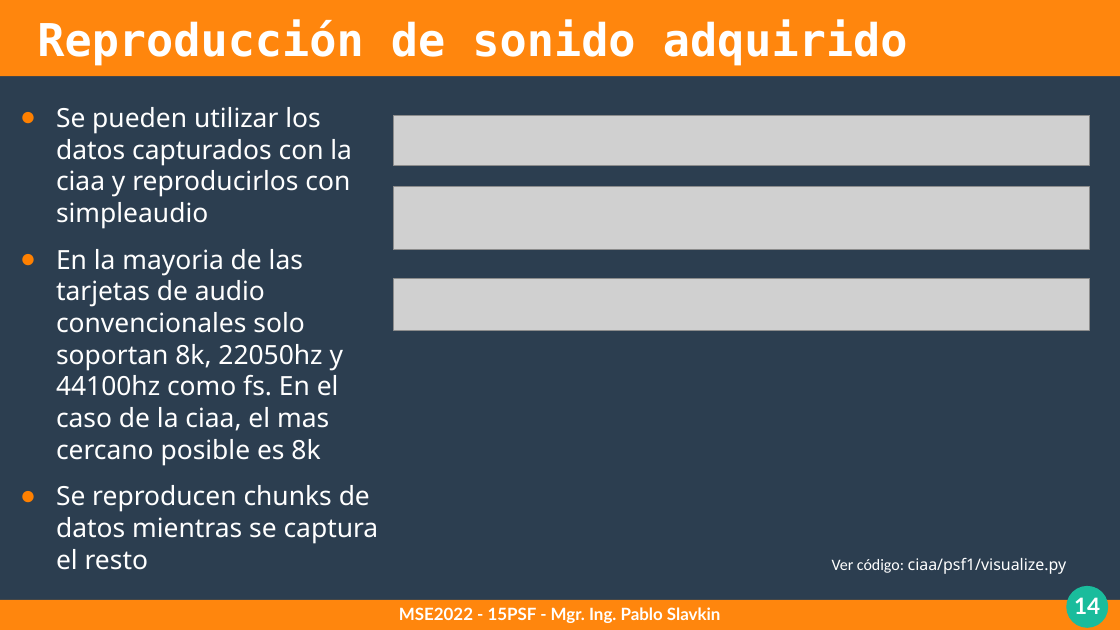
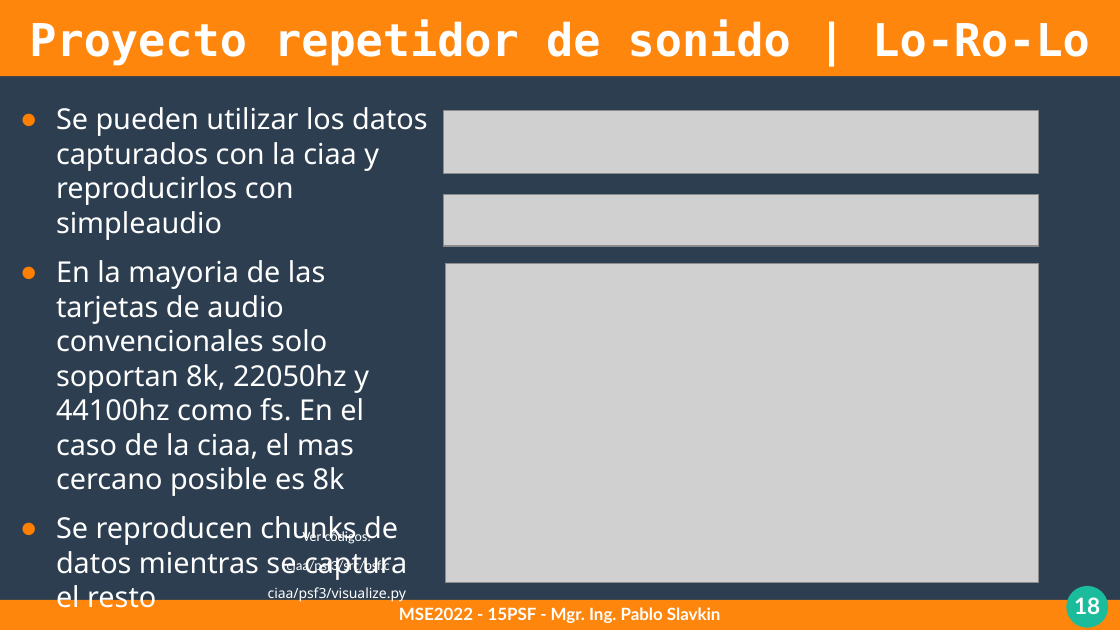
Before and after one commit to pslavkin/psf_2022, a slide deck: slide 18 of clases/2_clase/2_clase.odp (slide 14 before the commit). Drawn at 1120x630 pixels with LibreOffice and Linux fonts; fonts in the diff are those of the drawing; grey boxes stand for pictures. Boxes give left, top, right and bottom in pixels: in the first picture for what was removed or moved away, otherwise in the second. Text is boxed around its words. In the diff, an @@ line names an element or a change of style, - is before the commit and + after.

Commit message:
add clase 2 codes, slides. reconstruction, aliasing, audio

```diff
--- a/clases/2_clase/2_clase.odp
+++ b/clases/2_clase/2_clase.odp
@@ title at (29,19,1090,66): text changed @@
-Reproducción de sonido adquirido
+Proyecto repetidor de sonido | Lo-Ro-Lo
@@ text "Se pueden utilizar los datos ..." at (56,107,427,615): size 18.7 to 20.4 pt @@
@@ picture: place and size @@
-picture at (393,115,1090,166)
+picture at (444,111,1039,174)
@@ picture: place and size @@
-picture at (393,187,1090,250)
+picture at (444,194,1039,246)
@@ picture: place and size @@
-picture at (393,278,1090,330)
+picture at (446,263,1039,582)
@@ text added at (268,530,406,603), 9.9 pt, text #FFFFFF @@
+Ver códigos:
+ciaa/psf3/src/psf.c
+ciaa/psf3/visualize.py
@@ text removed at (832,558,1067,574) @@
-Ver código: ciaa/psf1/visualize.py
@@ page number at (1074,597,1100,614): text changed @@
-14
+18
```
Also in this commit, not shown: 6 other slides changed, 4 slides added, 18 other files.
